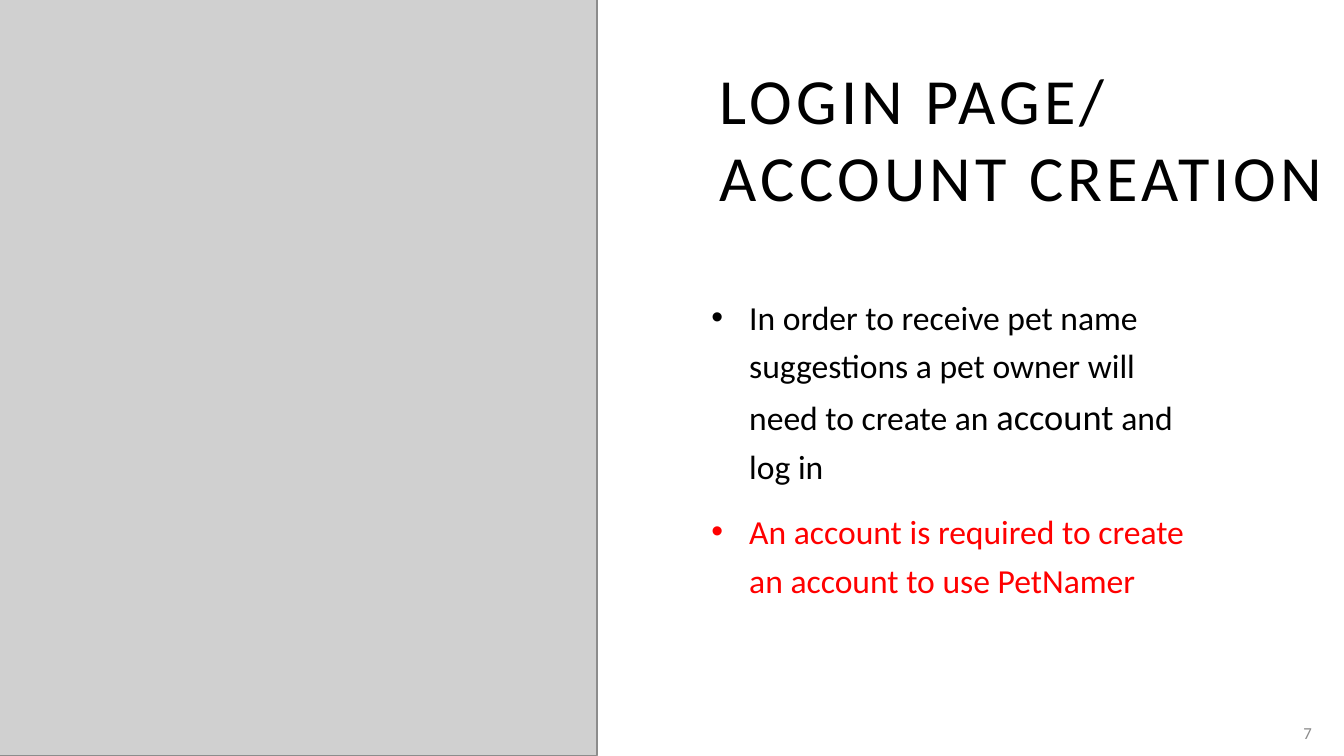
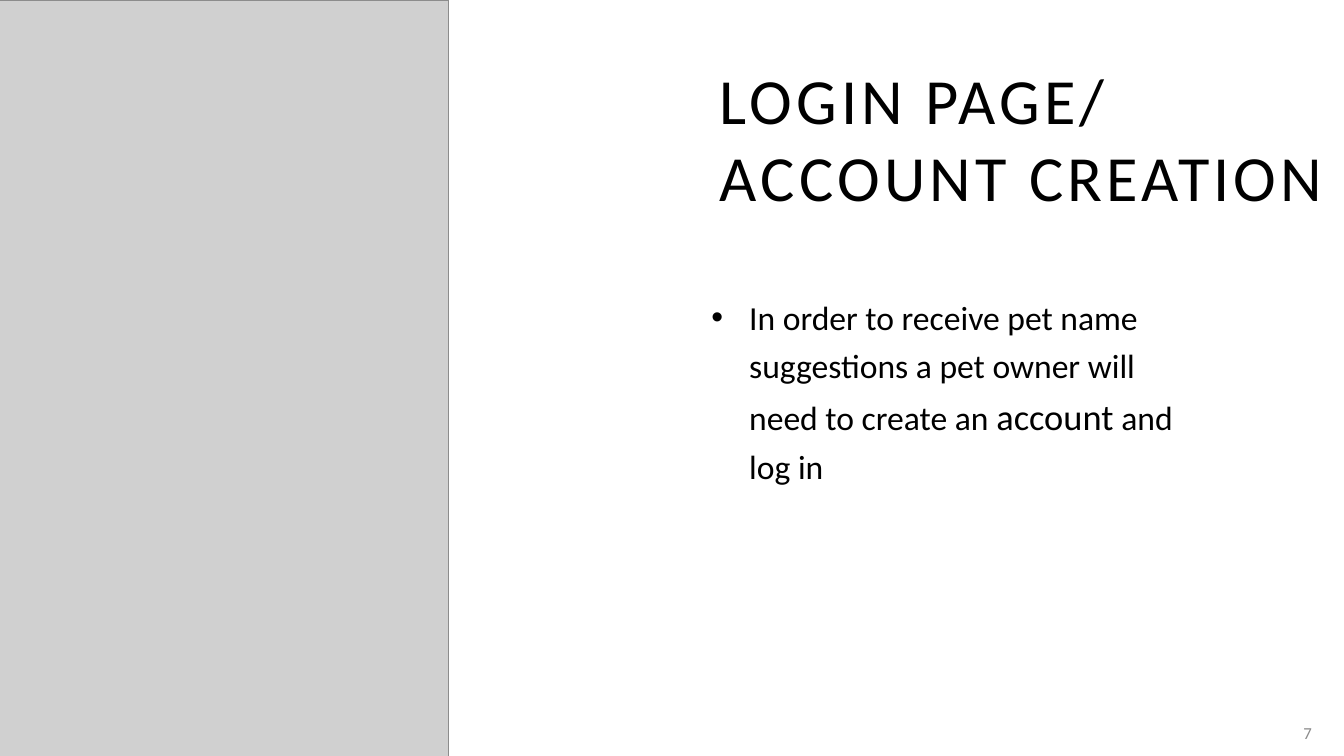
Before and after one commit to adriaonline/CPT200SP24-Team1, a slide deck: slide 7 of Phase 3 Docs/Phase 3 - Presentation.pptx. Drawn at 1344x756 pixels with LibreOffice and Linux fonts; fonts in the diff are those of the drawing; grey boxes stand for pictures. Boxes give left, top, right and bottom in pixels: in the first picture for what was removed or moved away, otherwise in the second. Text is boxed around its words. In the diff, an @@ line names an element or a change of style, - is before the commit and + after.

```diff
--- a/Phase 3 Docs/Phase 3 - Presentation.pptx
+++ b/Phase 3 Docs/Phase 3 - Presentation.pptx
@@ picture resized from (x1=0, y1=0, x2=597, y2=756) to (x1=0, y1=0, x2=449, y2=756) @@
@@ text at (x1=749, y1=520, x2=1184, y2=594): paragraph removed @@
-• An account is required to create an account to use PetNamer
```
Also in this commit, not shown: 2 other slides changed, 2 other files.
